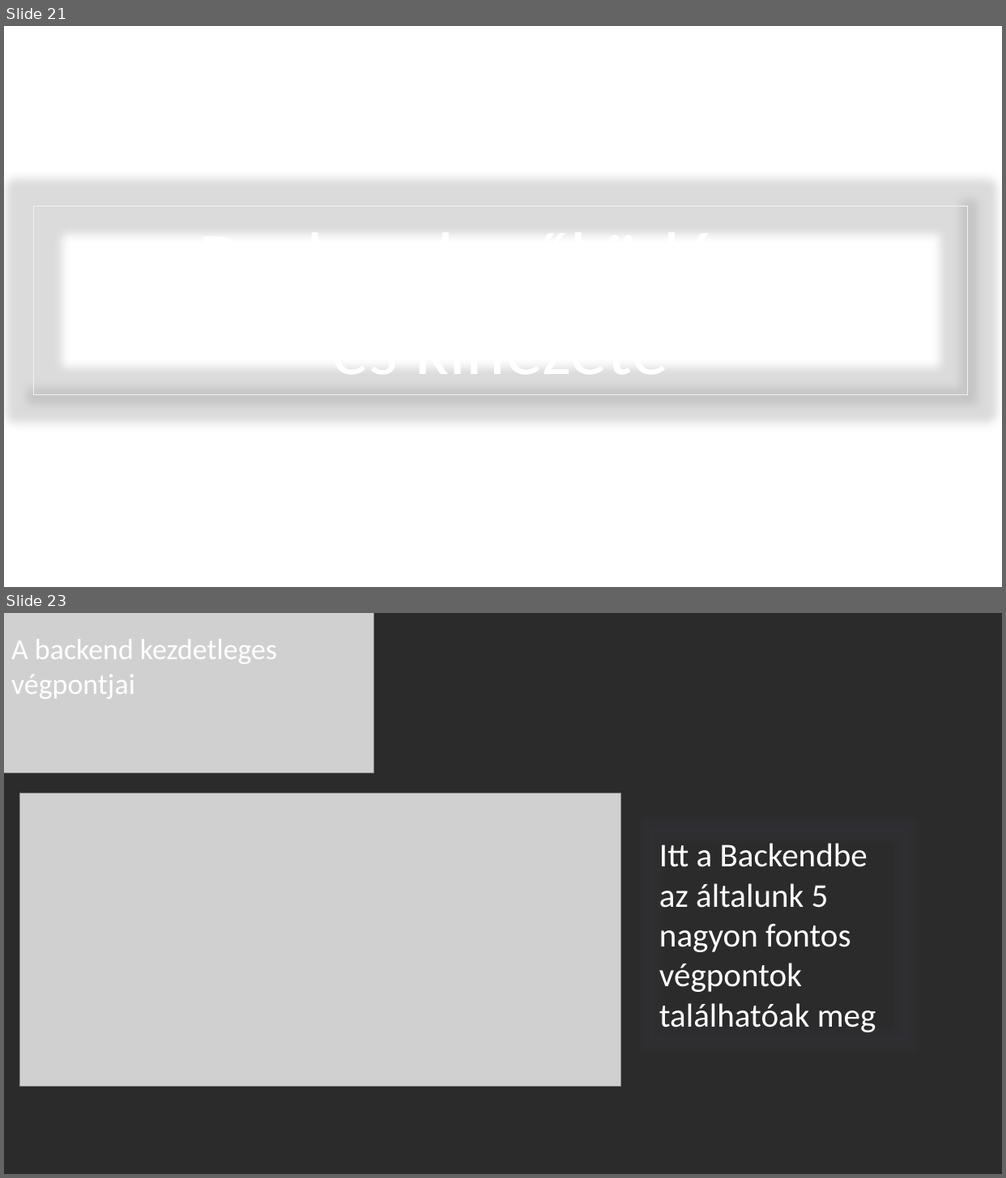
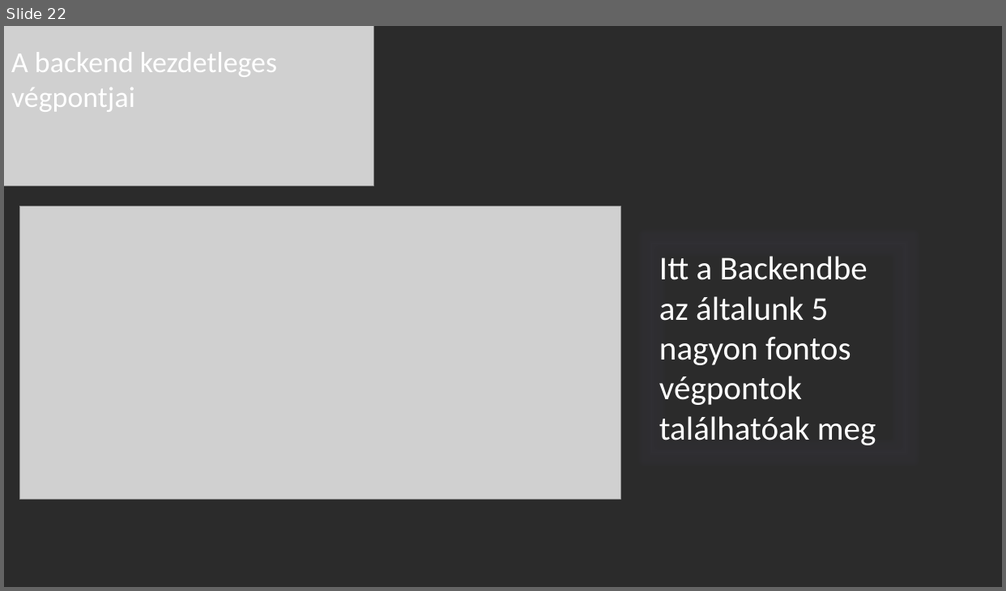
Before and after one commit to ponuzsr/vizsgaremek, a slide deck: Vizsgaremek_Ppt.pptx. Shown one above the other, each under a label of ours: slides 21 and 23 before the commit, slide 22 after it; the slides between them are not shown. The pictures are 1006x1178 and 1006x591 pixels, drawn with LibreOffice and Linux fonts; fonts in the diff are those of the drawing; grey boxes stand for pictures; background and template pictures are left out; a plain dark background stands for a picture behind light text. Boxes give left, top, right and bottom in pixels: in the first picture for what was removed or moved away, otherwise in the second. Text is boxed around its words. In the diff, an @@ line names an element or a change of style, - is before the commit and + after.

```diff
--- a/Vizsgaremek_Ppt.pptx
+++ b/Vizsgaremek_Ppt.pptx
@@ slide 21 removed at [4, 26, 1002, 587], background picture (left out) @@
@@ rectangle removed at [33, 207, 967, 395] @@
-Backend működése
-és kinézete
@@ what was slide 23 is now slide 22 @@
```
Also in this commit, not shown: 9 slides changed, 4 slides added, 4 other slides removed.
